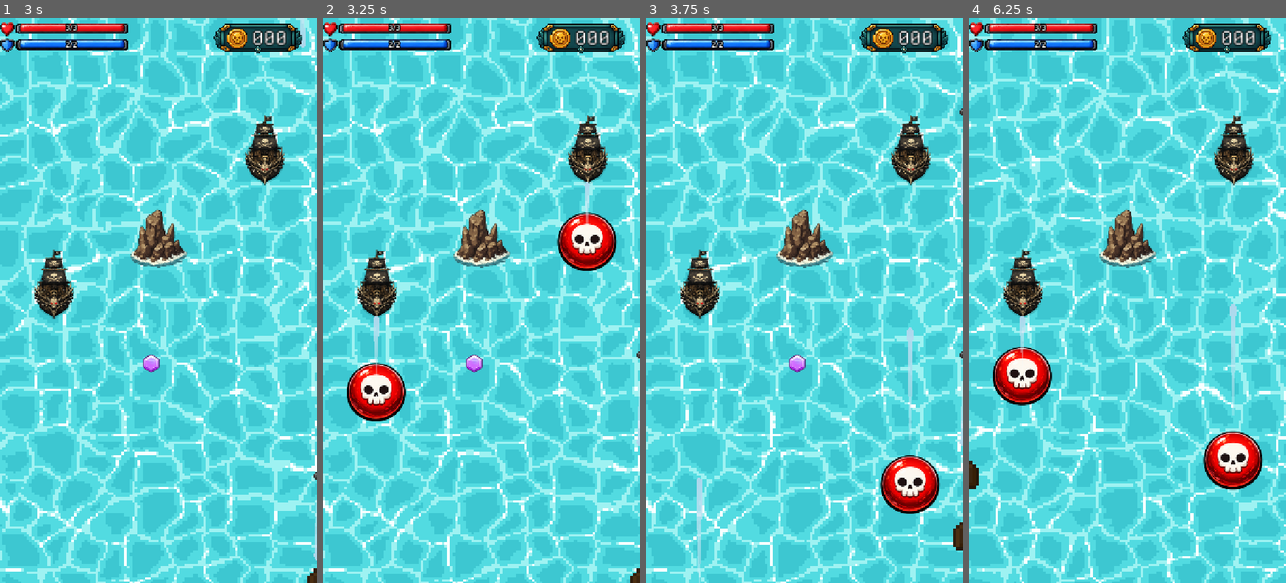
Above: before the commit, frames 1-4 (left to right).
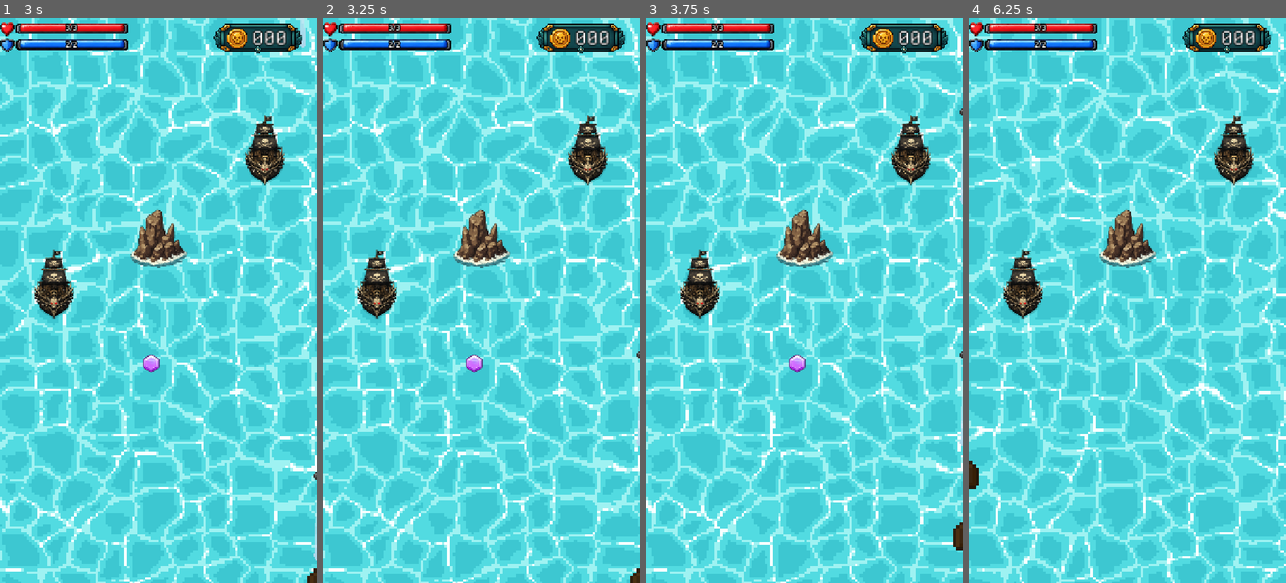
Above: after the commit, the same moments.

Repository: irohgit/flapjack
Game: Godot game, scene res://Levels/MainMenu.tscn
Two runs of this game, one before a commit and one after it. Both use one fixed random seed, a clock stepped at 60 frames per second and the inputs below.
Inputs (mouse positions are in pixels of both pictures, inside the frame that each line leads up to):
- Up to frame 1 (3 s): click (158, 306) at 0.5 s; hold D (move_right) 1.28-2.03 s; hold Space (shoot) 1.28-2.03 s; hold S (move_backward) 2.03-2.78 s; tap Space (shoot) at 2.1 s; hold D (move_right) from 2.78 s (still down); hold Space (shoot) from 2.78 s (still down)
- Up to frame 2 (3.25 s): keep holding D (move_right); keep holding Space (shoot)
- Up to frame 3 (3.75 s): release D (move_right) at 3.53 s; release Space (shoot) at 3.53 s; hold W (move_forward) from 3.53 s (still down); tap Space (shoot) at 3.6 s
- Up to frame 4 (6.25 s): release W (move_forward) at 4.28 s; hold Space (shoot) 4.28-5.03 s; hold A (move_left) 4.28-5.78 s; tap Space (shoot) at 5.1 s; hold S (move_backward) from 5.78 s (still down); hold Space (shoot) from 5.78 s (still down)

Frame 1 is identical in both runs. In frame 2, 3.3% of the frame differs, in the area x 7-93%, y 29-72%; in frame 3, 2.0%; in frame 4, 3.4%, in the area x 7-93%, y 50-84%.
Error after the commit: Parse Error: Class "EnemyShip" hides a global script class. (res://Actors/Enemies/enemy_ship.gd:10)

Commit message:
Going to modify a basic enemy that we can then reuse for all enemies in future

Diff:
--- /dev/null
+++ b/Data/Enemy/basic_enemy.gd
@@ -0,0 +1,72 @@
+class_name EnemyShip
+extends Area2D
+
+@export var projectile_scene: PackedScene
+@export var ammo: ProjectileData
+
+@export var contact_damage := 1
+@export var drift_speed := 220.0
+
+# Randomised so a row of ships does not fire in lockstep. Used for engagement, where continous fire will follow its set fire intervals
+@export var min_interval := 2.0
+@export var max_interval := 5.0
+
+@onready var _health: HealthComponent = $HealthComponent
+
+var _fire_timer := 0.0
+
+
+func _ready() -> void:
+	assert(projectile_scene != null, "EnemyShip has no projectile_scene assigned")
+	assert(ammo != null, "EnemyShip has no ammo assigned")
+	_health.damaged.connect(_on_damaged)
+	_health.died.connect(_on_died)
+	_reset_timer()
+
+
+func _physics_process(delta: float) -> void:
+	position.y += drift_speed * delta
+
+	_fire_timer -= delta
+	if _fire_timer <= 0.0:
+		_fire()
+		_reset_timer()
+
+	if not Playarea.is_near_screen(position, 200.0):
+		queue_free()
+
+
+func _reset_timer() -> void:
+	_fire_timer = randf_range(min_interval, max_interval)
+
+
+func _fire() -> void:
+	var shot := projectile_scene.instantiate() as Projectile
+	shot.data = ammo
+	shot.direction = Vector2.DOWN
+
+	# Same parent as this ship, so shots shake with the world.
+	get_parent().add_child(shot)
+	shot.global_position = global_position + Vector2(0, 60)
+
+
+# Public entry point. Collision code finds methods on the Area2D, not children.
+func take_damage(amount: int) -> void:
+	_health.take_damage(amount)
+
+
+func get_contact_damage() -> int:
+	return contact_damage
+
+func _on_damaged() -> void:
+	modulate = Color(1.0, 0.0, 0.157, 1.0)
+	create_tween().tween_property(self, "modulate", Color.WHITE, 0.15)
+
+func _on_died() -> void:
+	GameEvents.enemy_died.emit(global_position)
+
+	for cam in get_tree().get_nodes_in_group("shake_camera"):
+		if cam is ShakeCamera:
+			cam.add_trauma(0.15)
+			break
+	queue_free()
--- a/Data/Enemy/enemy_data.gd
+++ b/Data/Enemy/enemy_data.gd
@@ -1,6 +1,7 @@
 class_name EnemyData
 extends Resource
 
+@export var health := 3
 @export var contact_damage := 1 # Damage dealt to the player on contact.
 @export var projectile_damage := 1
 @export var projectile_fire_rate := 2
Not shown, added: Data/Enemy/basic_enemy.gd.uid
